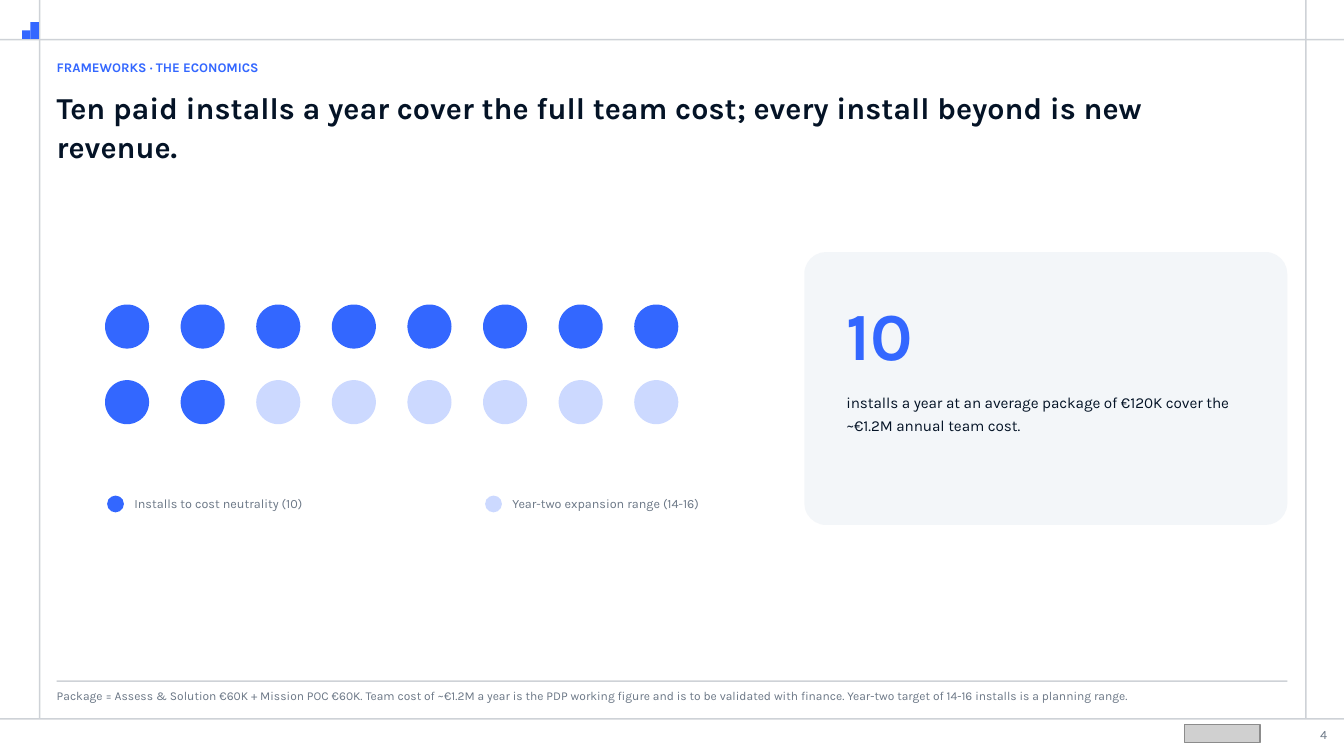
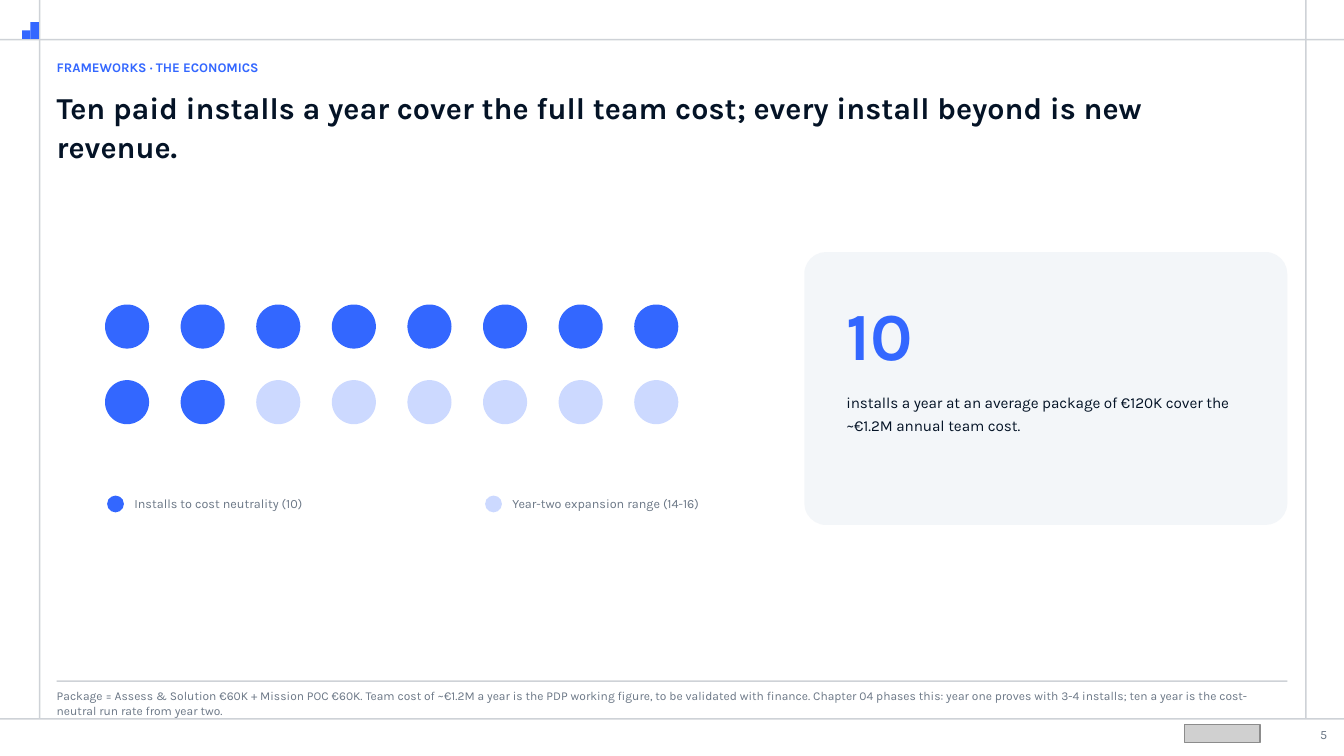
Before and after one commit to shyammohan160489-sys/value-consulting-agents, a slide deck: slide 5 of Engagement/Internal/product-factory/Product_Factory_Execution_Plan_Exhibit.pptx (slide 4 before the commit). Drawn at 1344x756 pixels with LibreOffice and Linux fonts; fonts in the diff are those of the drawing; grey boxes stand for pictures. Boxes give left, top, right and bottom in pixels: in the first picture for what was removed or moved away, otherwise in the second. Text is boxed around its words. In the diff, an @@ line names an element or a change of style, - is before the commit and + after.

```diff
--- a/Engagement/Internal/product-factory/Product_Factory_Execution_Plan_Exhibit.pptx
+++ b/Engagement/Internal/product-factory/Product_Factory_Execution_Plan_Exhibit.pptx
@@ text at [57,692,1247,719]: text changed @@
-Package = Assess & Solution €60K + Mission POC €60K. Team cost of ~€1.2M a year is the PDP working figure and is to be validated with finance. Year-two target of 14-16 installs is a planning range.
+Package = Assess & Solution €60K + Mission POC €60K. Team cost of ~€1.2M a year is the PDP working figure, to be validated with finance. Chapter 04 phases this: year one proves with 3-4 installs; ten a year is the cost-neutral run rate from year two.
@@ page number at [1320,731,1327,739]: text changed @@
-4
+5
```
Also in this commit, not shown: 18 other slides changed, 22 slides added, 1 slide removed, 2 other files.
